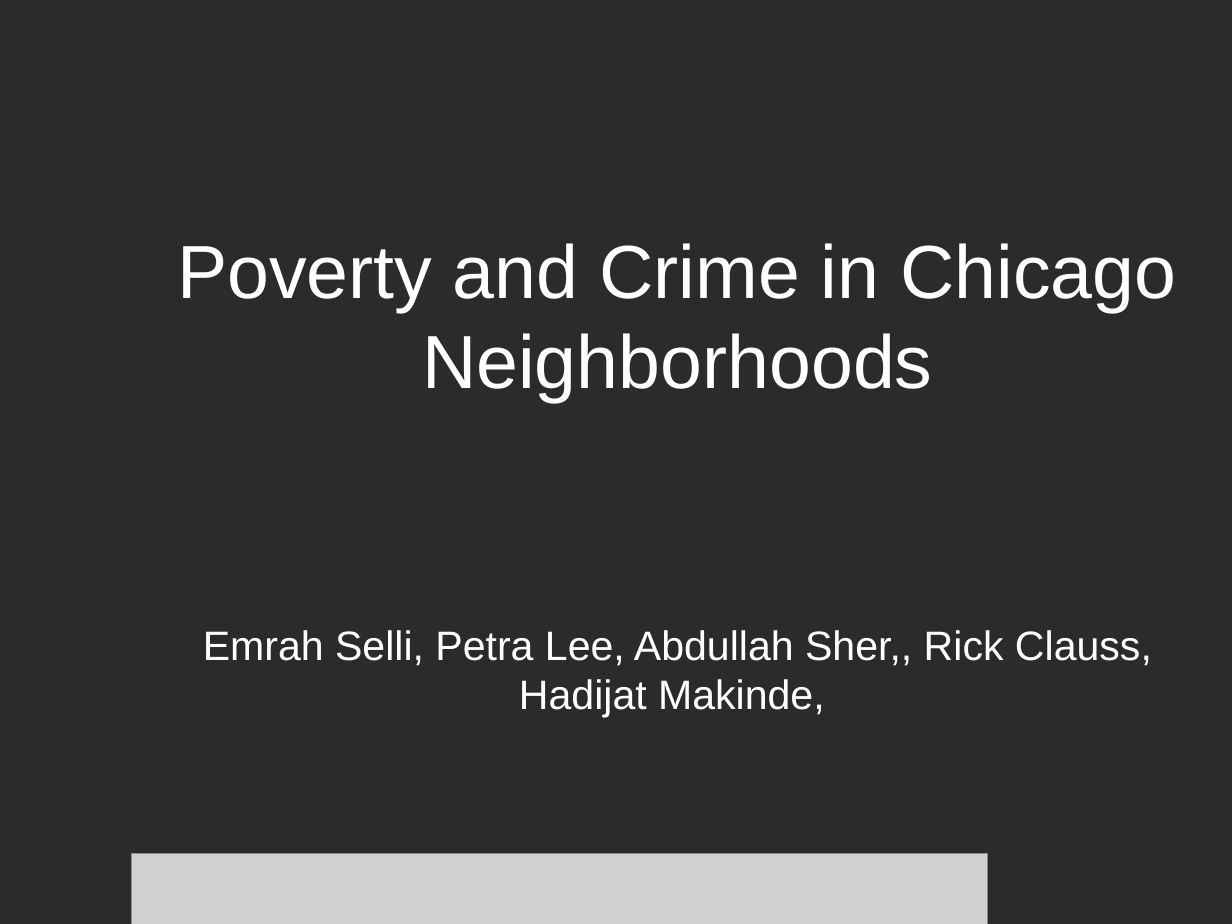
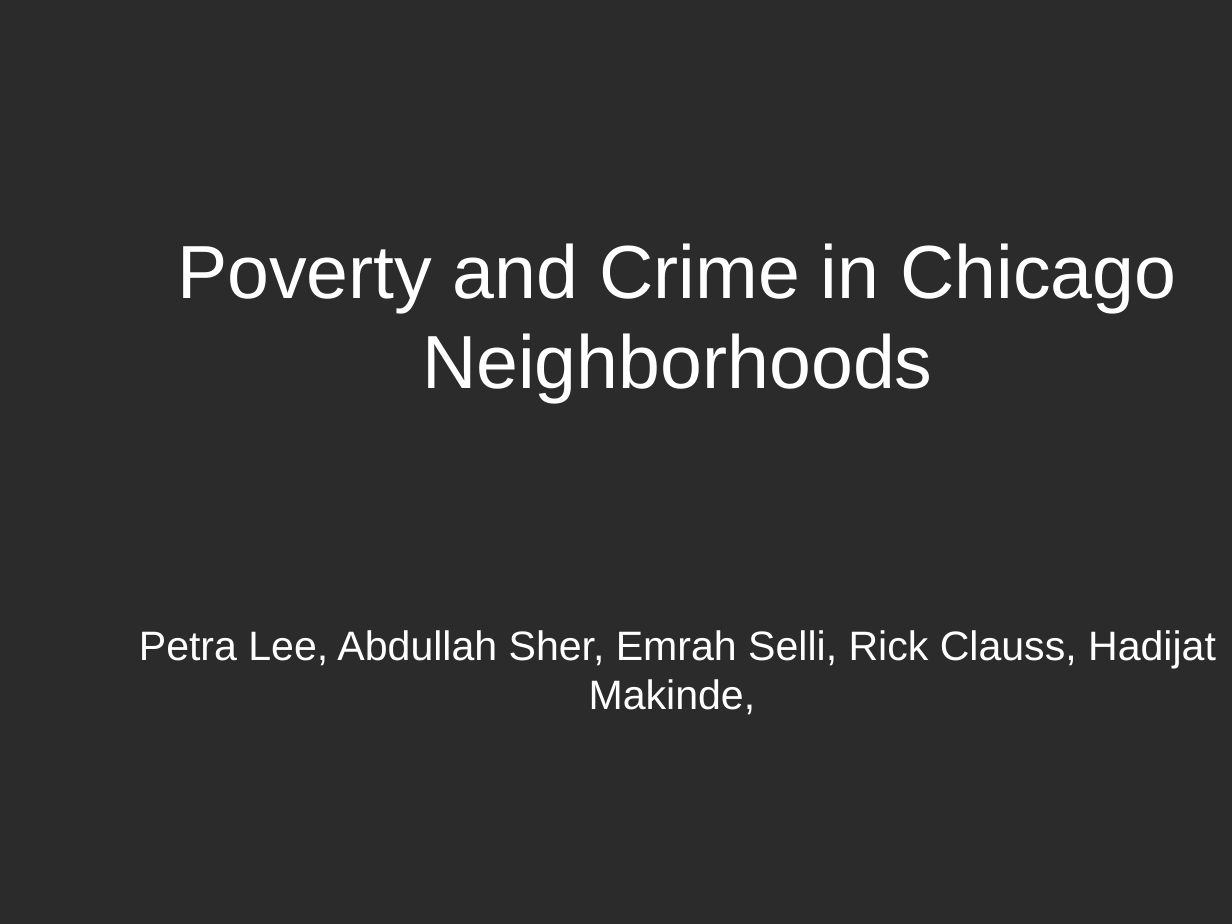
Before and after one commit to PetraLee2019/Crime-Anyltics, a slide deck: slide 1 of Crime_Busters_Presentation.pptx. Drawn at 1232x924 pixels with LibreOffice and Linux fonts; fonts in the diff are those of the drawing; grey boxes stand for pictures; background and template pictures are left out; a plain dark background stands for a picture behind light text. Boxes give left, top, right and bottom in pixels: in the first picture for what was removed or moved away, otherwise in the second. Text is boxed around its words. In the diff, an @@ line names an element or a change of style, - is before the commit and + after.

```diff
--- a/Crime_Busters_Presentation.pptx
+++ b/Crime_Busters_Presentation.pptx
@@ subtitle at (139,630,1216,715): text changed @@
-Emrah Selli, Petra Lee, Abdullah Sher,, Rick Clauss, Hadijat Makinde,
+Petra Lee, Abdullah Sher, Emrah Selli, Rick Clauss, Hadijat Makinde,
@@ picture removed at (132,854,988,924) @@
```
Also in this commit, not shown: 5 other slides changed, 4 other files.
